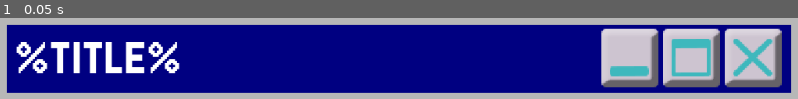
Above: before the commit, frame 1.
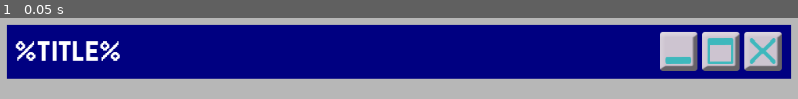
Above: after the commit, the same moment.

Repository: doneganmicah/PirateSoftwareGameJam2025-17
Game: Godot game, scene res://Scenes/popup_base.tscn
Same seed, same stepped clock (60 frames per second), same inputs: the game is played once before the commit and once after it.
Inputs:
- Up to frame 1 (0.05 s): no input

The runs differ from the first frame. In frame 1, 34% of the frame differs, in the area x 0-100%, y 12-93%.

Commit message:
Create Snek popup window

Diff:
--- a/Scenes/popup_base.tscn
+++ b/Scenes/popup_base.tscn
@@ -7,7 +7,7 @@
 
 [sub_resource type="LabelSettings" id="LabelSettings_2nprw"]
 font = ExtResource("1_104k1")
-font_size = 70
+font_size = 45
 
 [node name="Popup" type="Control"]
 layout_mode = 3
@@ -33,7 +33,7 @@
 offset_left = 10.0
 offset_top = 10.0
 offset_right = -10.0
-offset_bottom = 97.0
+offset_bottom = 79.0
 grow_horizontal = 2
 color = Color(0, 0, 0.505882, 1)
 
@@ -43,7 +43,7 @@
 anchor_right = 1.0
 anchor_bottom = 1.0
 offset_left = 20.0
-offset_top = 15.0
+offset_top = 19.0
 offset_right = -20.0
 offset_bottom = -15.0
 grow_horizontal = 2
@@ -61,7 +61,7 @@
 vertical_alignment = 1
 
 [node name="TextureRect" type="TextureRect" parent="VBoxContainer/HBoxContainer"]
-custom_minimum_size = Vector2(75, 75)
+custom_minimum_size = Vector2(50, 50)
 layout_mode = 2
 size_flags_horizontal = 8
 size_flags_vertical = 0
@@ -70,7 +70,7 @@
 stretch_mode = 4
 
 [node name="TextureRect2" type="TextureRect" parent="VBoxContainer/HBoxContainer"]
-custom_minimum_size = Vector2(75, 75)
+custom_minimum_size = Vector2(50, 50)
 layout_mode = 2
 size_flags_horizontal = 8
 size_flags_vertical = 0
@@ -79,7 +79,7 @@
 stretch_mode = 4
 
 [node name="TextureRect3" type="TextureRect" parent="VBoxContainer/HBoxContainer"]
-custom_minimum_size = Vector2(75, 75)
+custom_minimum_size = Vector2(50, 50)
 layout_mode = 2
 size_flags_horizontal = 8
 size_flags_vertical = 0
--- /dev/null
+++ b/Scenes/snek_popup.tscn
@@ -0,0 +1,28 @@
+[gd_scene load_steps=3 format=3 uid="uid://ctvjt5h38lsnb"]
+
+[ext_resource type="PackedScene" uid="uid://b71voam8o1qjn" path="res://Scenes/popup_base.tscn" id="1_v2kr5"]
+[ext_resource type="PackedScene" uid="uid://m7lloa4vqhqs" path="res://Scenes/Games/SnekGameScene.tscn" id="2_j0l5e"]
+
+[node name="SnekPopup" type="Control"]
+layout_mode = 3
+anchor_right = 0.423
+anchor_bottom = 0.47
+offset_right = -0.152008
+offset_bottom = 0.039978
+grow_horizontal = 2
+grow_vertical = 2
+
+[node name="Popup" parent="." instance=ExtResource("1_v2kr5")]
+layout_mode = 1
+
+[node name="Label" parent="Popup/VBoxContainer/HBoxContainer" index="0"]
+text = "SNEK.EXE"
+
+[node name="AspectRatioContainer" type="AspectRatioContainer" parent="Popup/VBoxContainer" index="1"]
+layout_mode = 2
+size_flags_vertical = 6
+
+[node name="SnekGameScene" parent="Popup/VBoxContainer/AspectRatioContainer" instance=ExtResource("2_j0l5e")]
+layout_mode = 2
+
+[editable path="Popup"]
